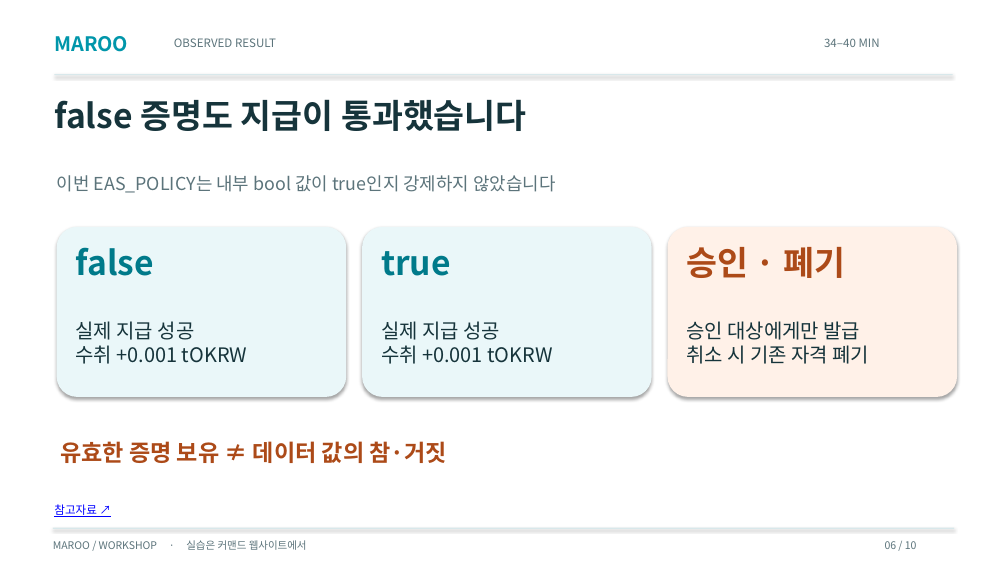
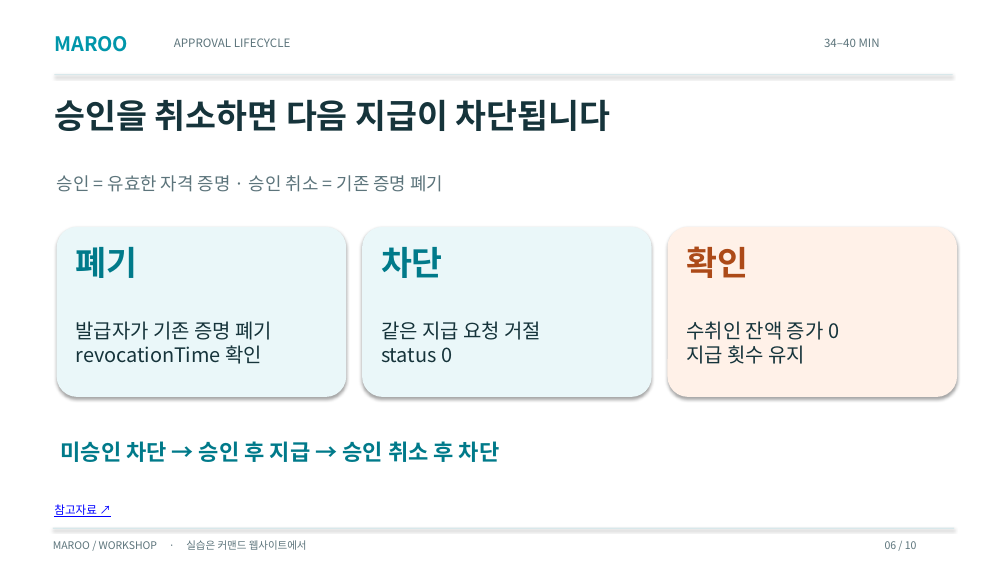
Before and after one commit to nubro999/maroo-devrel-workshop, a slide deck: slide 6 of workshop/Workshop_Slides_Updated.pptx. Drawn at 1008x567 pixels with LibreOffice and Linux fonts; fonts in the diff are those of the drawing. Boxes give left, top, right and bottom in pixels: in the first picture for what was removed or moved away, otherwise in the second. Text is boxed around its words. In the diff, an @@ line names an element or a change of style, - is before the commit and + after.

Commit message:
Center workshop demo on credential approval and revocation

```diff
--- a/workshop/Workshop_Slides_Updated.pptx
+++ b/workshop/Workshop_Slides_Updated.pptx
@@ text at [174, 38, 291, 47]: text changed @@
-OBSERVED RESULT
+APPROVAL LIFECYCLE
@@ text at [54, 99, 611, 131]: text changed @@
-false 증명도 지급이 통과했습니다
+승인을 취소하면 다음 지급이 차단됩니다
@@ text at [57, 175, 443, 192]: text changed @@
-이번 EAS_POLICY는 내부 bool 값이 true인지 강제하지 않았습니다
+승인 = 유효한 자격 증명 · 승인 취소 = 기존 증명 폐기
@@ text at [76, 247, 138, 278]: text changed @@
-false
+폐기
@@ text at [381, 247, 443, 278]: text changed @@
-true
+차단
@@ text at [686, 246, 748, 278]: text changed @@
-승인 · 폐기
+확인
@@ text at [76, 321, 272, 364]: text changed @@
-실제 지급 성공
-수취 +0.001 tOKRW
+발급자가 기존 증명 폐기
+revocationTime 확인
@@ text at [381, 321, 541, 363]: text changed @@
-실제 지급 성공
-수취 +0.001 tOKRW
+같은 지급 요청 거절
+status 0
@@ text at [686, 321, 839, 364]: text changed @@
-승인 대상에게만 발급
-취소 시 기존 자격 폐기
+수취인 잔액 증가 0
+지급 횟수 유지
@@ text at [60, 441, 500, 462]: text changed; size 22 to 21 pt; text colour #AC4A18 to #007A8A @@
-유효한 증명 보유 ≠ 데이터 값의 참·거짓
+미승인 차단 → 승인 후 지급 → 승인 취소 후 차단
```
Also in this commit, not shown: 17 other files.
